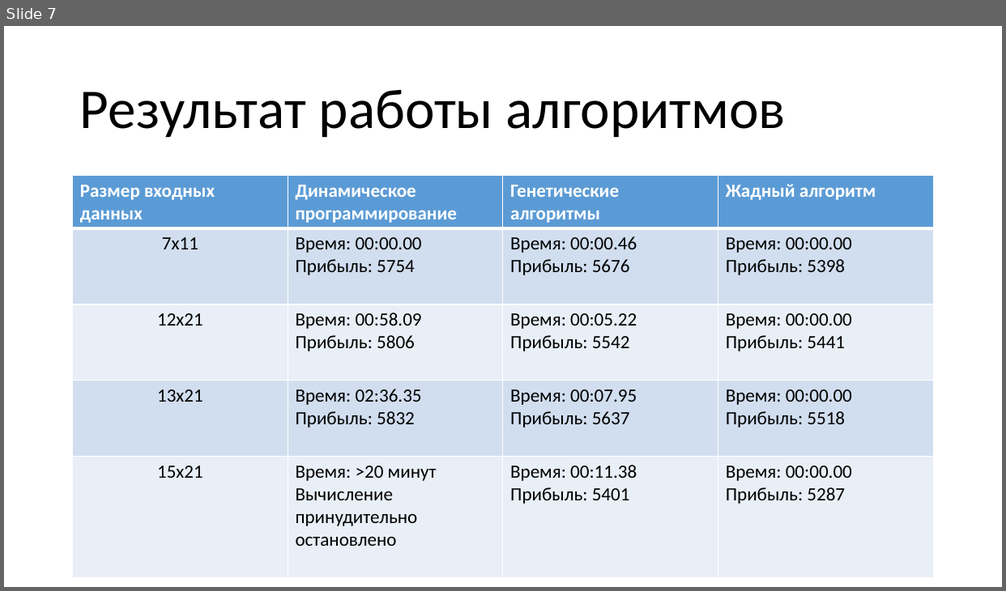
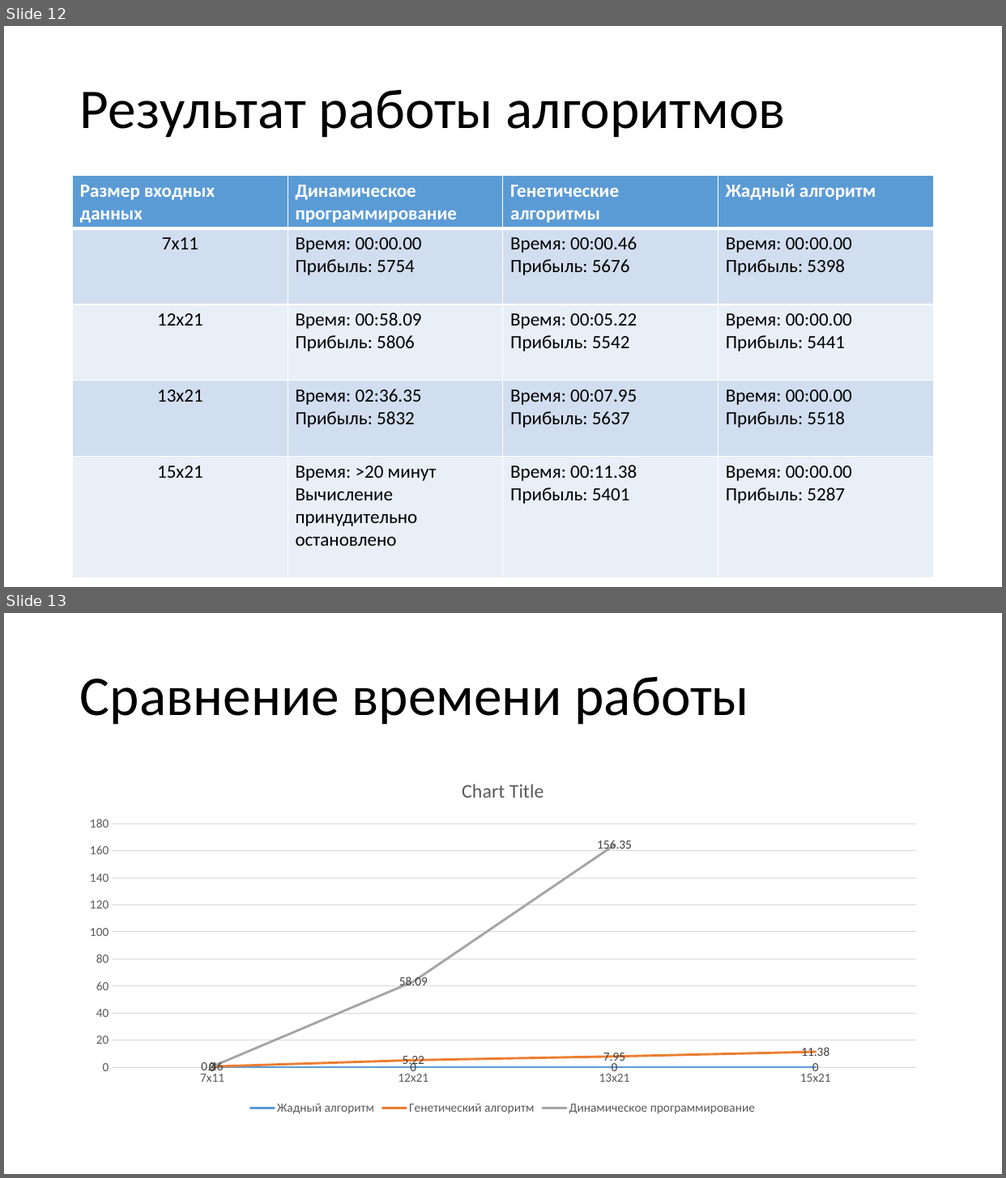
Before and after one commit to Danilews/Backpack, a slide deck: Backpack_plus_remaster/Дипломная работа.pptx. Shown one above the other, each under a label of ours: slide 7 before the commit, slides 12 and 13 after it. The pictures are 1006x591 and 1006x1178 pixels, drawn with LibreOffice and Linux fonts; fonts in the diff are those of the drawing. Boxes give left, top, right and bottom in pixels: in the first picture for what was removed or moved away, otherwise in the second. Text is boxed around its words. In the diff, an @@ line names an element or a change of style, - is before the commit and + after.

```diff
--- a/Backpack_plus_remaster/Дипломная работа.pptx
+++ b/Backpack_plus_remaster/Дипломная работа.pptx
@@ slide 13 added at box(4, 613, 1002, 1174), background #FFFFFF @@
@@ title added at box(80, 677, 749, 725), 54 pt, text #000000 @@
+Сравнение времени работы
@@ line stacked chart added at box(73, 763, 934, 1119) @@
+categories: 7х11, 12х21, 13х21, 15х21
+Жадный алгоритм: 0, 0, 0, 0
+Генетический алгоритм: 0.46, 5.22, 7.95, 11.38
+Динамическое программирование: 0, 58.09, 156.35, -
@@ what was slide 7 is now slide 12 @@
```
Also in this commit, not shown: 1 slide changed, 6 other slides added, 1 slide removed, 6 other files.
